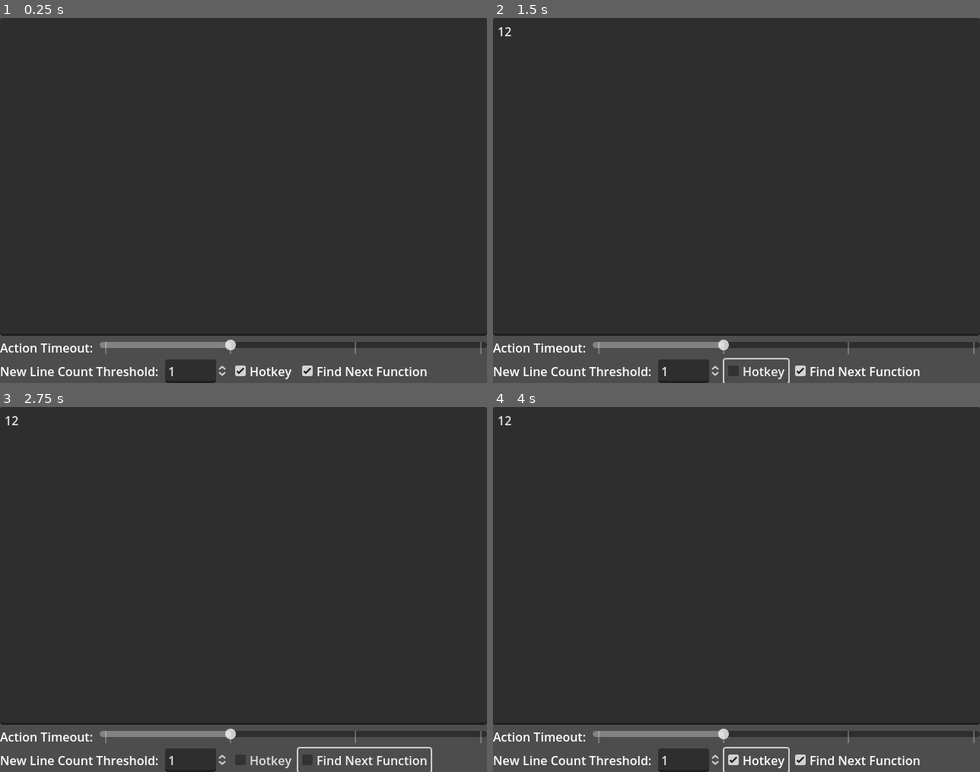
Above: before the commit, frames 1-4 (two rows, left to right).
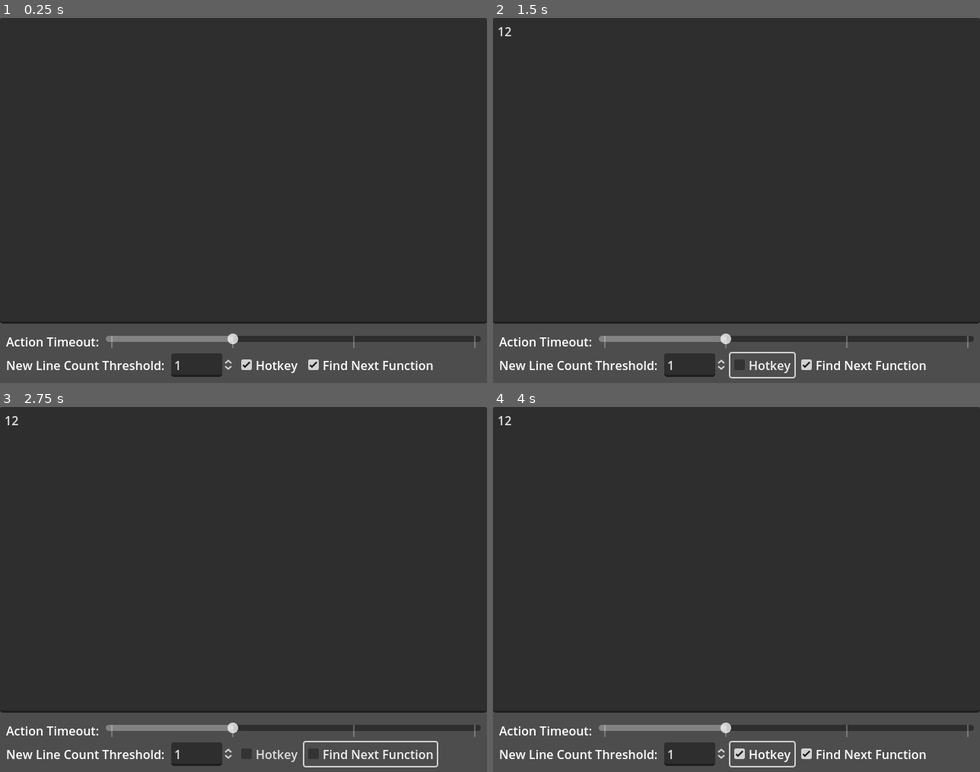
Above: after the commit, the same moments.

Repository: Knight-XAura/Smart-Script-Indentation
Game: Godot game, scene res://test_environment/test_environment.tscn
Same seed, same stepped clock (60 frames per second), same inputs: the game is played once before the commit and once after it.
Inputs (mouse positions are in pixels of both pictures, inside the frame that each line leads up to):
- Up to frame 1 (0.25 s): no input
- Up to frame 2 (1.5 s): click (736, 178) at 0.52 s; type "12" at 0.6 s; click "Hotkey" at 1.25 s
- Up to frame 3 (2.75 s): click "Find Next Function" at 2 s
- Up to frame 4 (4 s): click "Find Next Function" at 2.75 s; click "Hotkey" at 3.5 s

The runs differ from the first frame. In frame 1, 8.4% of the frame differs, in the area x 0-100%, y 83-100%; in frame 2, 8.6%; in frame 3, 8.8%; in frame 4, 8.6%.

Commit message:
Margin adjustments in test environment

Diff:
--- a/test_environment/test_environment.gd
+++ b/test_environment/test_environment.gd
@@ -42,7 +42,7 @@
 	pass
 
 
-func _process(delta: float) -> void:
+func _process(_delta: float) -> void:
 	action_timer.wait_time = action_timeout
 	script_code = $VBoxContainer/CodeEdit as CodeEdit
 	script_code.gui_input.connect(_on_script_code_gui_input)
@@ -129,12 +129,12 @@
 				script_code.set_line(caret_line, "")
 
 
-func _on_action_tiemout_drag_ended(value_changed: bool) -> void:
+func _on_action_tiemout_drag_ended(_value_changed: bool) -> void:
 	action_timeout = action_tiemout_slider.value
 	action_timer.wait_time = action_timeout
 
 
-func _on_new_line_count_threshold_value_changed(value: float) -> void:
+func _on_new_line_count_threshold_value_changed(value: int) -> void:
 	new_line_count_threshold = value
 
 
--- a/test_environment/test_environment.tscn
+++ b/test_environment/test_environment.tscn
@@ -12,10 +12,9 @@
 script = ExtResource("1_rkmyr")
 
 [node name="VBoxContainer" type="VBoxContainer" parent="."]
-layout_mode = 1
-anchors_preset = 15
-anchor_right = 1.0
-anchor_bottom = 1.0
+layout_mode = 2
+offset_right = 640.0
+offset_bottom = 480.0
 grow_horizontal = 2
 grow_vertical = 2
 
@@ -23,14 +22,24 @@
 layout_mode = 2
 size_flags_vertical = 3
 
-[node name="HBoxContainer2" type="HBoxContainer" parent="VBoxContainer"]
+[node name="MarginContainer" type="MarginContainer" parent="VBoxContainer"]
+layout_mode = 2
+theme_override_constants/margin_left = 8
+theme_override_constants/margin_top = 8
+theme_override_constants/margin_right = 8
+theme_override_constants/margin_bottom = 8
+
+[node name="VBoxContainer" type="VBoxContainer" parent="VBoxContainer/MarginContainer"]
 layout_mode = 2
 
-[node name="ATLabel" type="Label" parent="VBoxContainer/HBoxContainer2"]
+[node name="HBoxContainer1" type="HBoxContainer" parent="VBoxContainer/MarginContainer/VBoxContainer"]
+layout_mode = 2
+
+[node name="ATLabel" type="Label" parent="VBoxContainer/MarginContainer/VBoxContainer/HBoxContainer1"]
 layout_mode = 2
 text = "Action Timeout: "
 
-[node name="ActionTiemout" type="HSlider" parent="VBoxContainer/HBoxContainer2"]
+[node name="ActionTiemout" type="HSlider" parent="VBoxContainer/MarginContainer/VBoxContainer/HBoxContainer1"]
 layout_mode = 2
 size_flags_horizontal = 3
 max_value = 3.0
@@ -38,14 +47,14 @@
 tick_count = 4
 ticks_on_borders = true
 
-[node name="HBoxContainer" type="HBoxContainer" parent="VBoxContainer"]
+[node name="HBoxContainer2" type="HBoxContainer" parent="VBoxContainer/MarginContainer/VBoxContainer"]
 layout_mode = 2
 
-[node name="NLCTLabel" type="Label" parent="VBoxContainer/HBoxContainer"]
+[node name="NLCTLabel" type="Label" parent="VBoxContainer/MarginContainer/VBoxContainer/HBoxContainer2"]
 layout_mode = 2
 text = "New Line Count Threshold: "
 
-[node name="NewLineCountThreshold" type="SpinBox" parent="VBoxContainer/HBoxContainer"]
+[node name="NewLineCountThreshold" type="SpinBox" parent="VBoxContainer/MarginContainer/VBoxContainer/HBoxContainer2"]
 layout_mode = 2
 min_value = 1.0
 max_value = 4.0
@@ -53,17 +62,17 @@
 rounded = true
 update_on_text_changed = true
 
-[node name="HotKey" type="CheckBox" parent="VBoxContainer/HBoxContainer"]
+[node name="HotKey" type="CheckBox" parent="VBoxContainer/MarginContainer/VBoxContainer/HBoxContainer2"]
 layout_mode = 2
 button_pressed = true
 text = "Hotkey"
 
-[node name="FindNextFunction" type="CheckBox" parent="VBoxContainer/HBoxContainer"]
+[node name="FindNextFunction" type="CheckBox" parent="VBoxContainer/MarginContainer/VBoxContainer/HBoxContainer2"]
 layout_mode = 2
 button_pressed = true
 text = "Find Next Function"
 
-[connection signal="drag_ended" from="VBoxContainer/HBoxContainer2/ActionTiemout" to="." method="_on_action_tiemout_drag_ended"]
-[connection signal="value_changed" from="VBoxContainer/HBoxContainer/NewLineCountThreshold" to="." method="_on_new_line_count_threshold_value_changed"]
-[connection signal="toggled" from="VBoxContainer/HBoxContainer/HotKey" to="." method="_on_hot_key_toggled"]
-[connection signal="toggled" from="VBoxContainer/HBoxContainer/FindNextFunction" to="." method="_on_find_next_function_toggled"]
+[connection signal="drag_ended" from="VBoxContainer/MarginContainer/VBoxContainer/HBoxContainer1/ActionTiemout" to="." method="_on_action_tiemout_drag_ended"]
+[connection signal="value_changed" from="VBoxContainer/MarginContainer/VBoxContainer/HBoxContainer2/NewLineCountThreshold" to="." method="_on_new_line_count_threshold_value_changed"]
+[connection signal="toggled" from="VBoxContainer/MarginContainer/VBoxContainer/HBoxContainer2/HotKey" to="." method="_on_hot_key_toggled"]
+[connection signal="toggled" from="VBoxContainer/MarginContainer/VBoxContainer/HBoxContainer2/FindNextFunction" to="." method="_on_find_next_function_toggled"]
